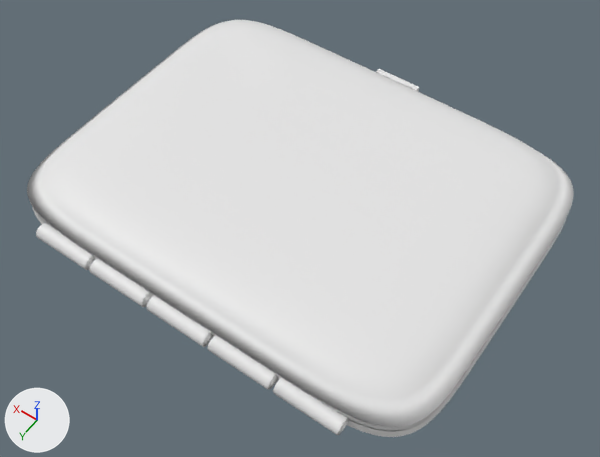
A saved change to the FBX model Assets/Items/SRZ/Valuables/SRZ_CigaretteCase/SRZ_CigaretteCase.fbx.
Camera for both pictures: a 50 mm camera at (-0.0607, 0.085, 0.1219) aimed at (-0.0034, 0.0048, -0.0042). Lighting does not change. The marker at lower left points along +X, +Y and +Z. The picture after the commit comes second. Objects named as collision shapes, trigger or cutter boxes, shadow casters or lower levels of detail are left out. Where no turn or scale is listed for an object, it has been applied to the vertices. Vertices at exactly the same position are counted once.

In view in the first picture: 'SRZ_Junk_CigaretteCase_LOD0'.
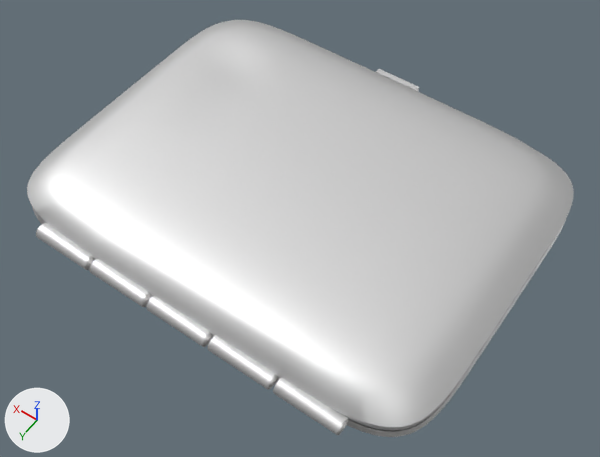
Pixel boxes (x1, y1, x2, y2) of what changed, in the pictures (600 x 457 px; the box of a moved part takes in the faces that stretch with it):
'SRZ_Junk_CigaretteCase_LOD0', surface changed: (27, 20, 574, 437) in both
part 1 of me_srz_junk_cigarettecase_lod0, moved or reshaped: (32, 206, 567, 437) in both

What the commit changed:
In material 'SRZ_Junk_CigaretteCase_MAT' (mat_srz_junk_cigarettecase_mat), metallic goes from 0.0 to 1.0.
me_srz_junk_cigarettecase_lod0 has 2410 vertices, 4548 faces and spans x -0.045..0.045, y -0.036..0.0372, z -0.006..0.006.
me_srz_junk_cigarettecase_lod0 is used by ob_srz_junk_cigarettecase_lod0; location (0.0, 0.0, 0.0).
Part 1, on me_srz_junk_cigarettecase_lod0:
288 faces are deleted.
288 new faces join them.
